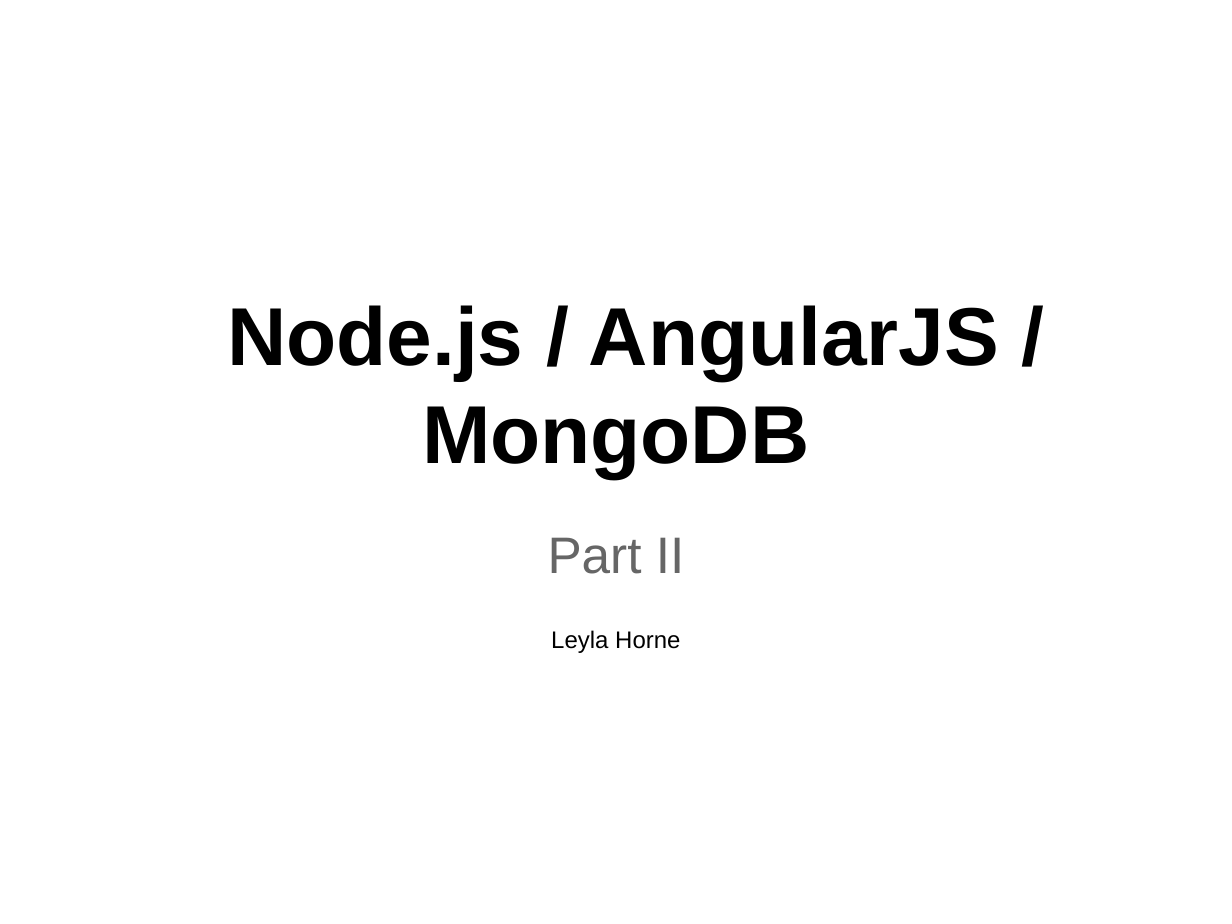
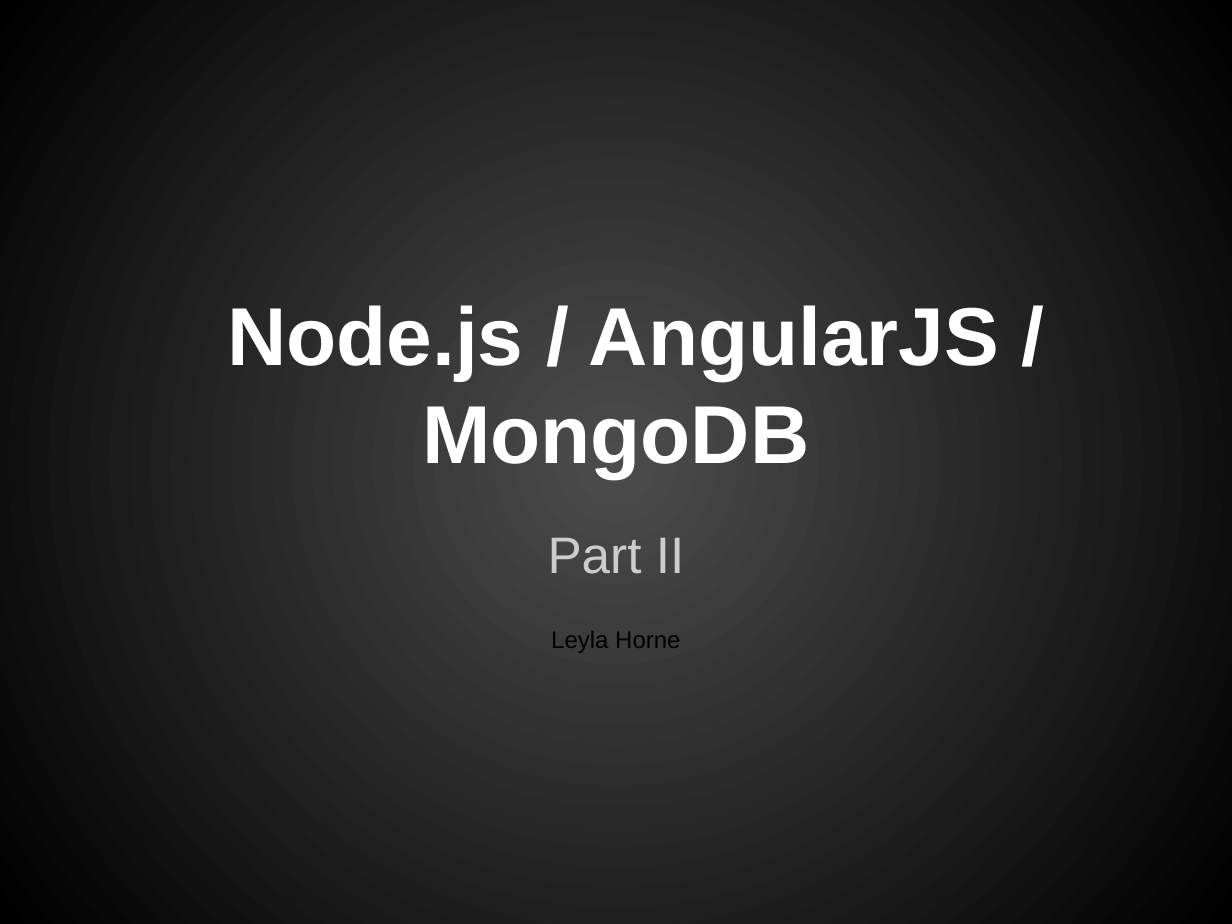
Before and after one commit to n02332802/ELProject, a slide deck: slide 1 of ELpart2.pptx. Drawn at 1232x924 pixels with LibreOffice and Linux fonts; fonts in the diff are those of the drawing. Boxes give left, top, right and bottom in pixels: in the first picture for what was removed or moved away, otherwise in the second. Text is boxed around its words. In the diff, an @@ line names an element or a change of style, - is before the commit and + after.

Commit message:
formatted ppt #2

```diff
--- a/ELpart2.pptx
+++ b/ELpart2.pptx
@@ background #FFFFFF to gradient #4C4C4C to #000000 @@
@@ title "Node.js / AngularJS / MongoDB" at <box>227,305,999,479</box>: text colour #000000 to #FFFFFF @@
@@ subtitle "Part II" at <box>548,537,684,574</box>: text colour #666666 to #CCCCCC @@
```
Also in this commit, not shown: 3 other slides changed.
